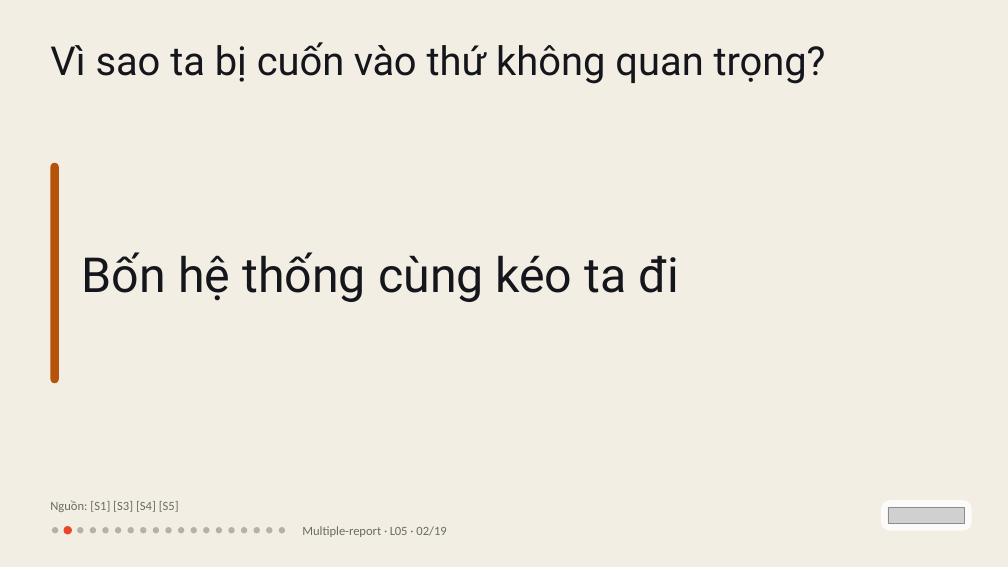
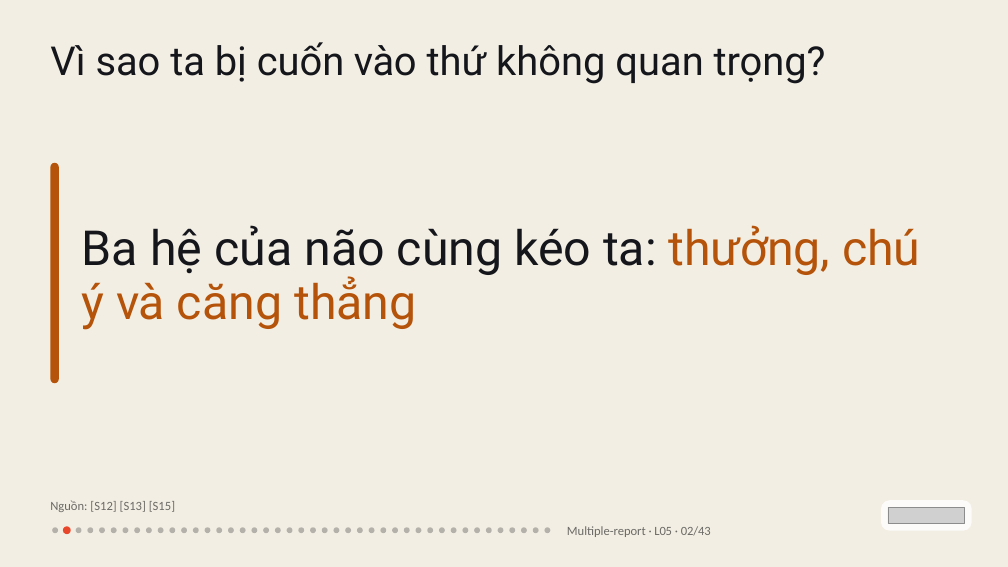
Before and after one commit to vohoailinh90/Multiple-report, a slide deck: slide 2 of lessons/L05/L05.pptx. Drawn at 1008x567 pixels with LibreOffice and Linux fonts; fonts in the diff are those of the drawing; grey boxes stand for pictures. Boxes give left, top, right and bottom in pixels: in the first picture for what was removed or moved away, otherwise in the second. Text is boxed around its words. In the diff, an @@ line names an element or a change of style, - is before the commit and + after.

```diff
--- a/lessons/L05/L05.pptx
+++ b/lessons/L05/L05.pptx
@@ text at [82, 225, 920, 330]: text changed; text colour #14161C to #B45309 @@
-Bốn hệ thống cùng kéo ta đi
+Ba hệ của não cùng kéo ta: thưởng, chú ý và căng thẳng
@@ text at [50, 500, 175, 512]: text changed @@
-Nguồn: [S1] [S3] [S4] [S5]
+Nguồn: [S12] [S13] [S15]
@@ 4 ellipses: place and size @@
-4 ellipses at [115, 527, 285, 533]
+4 ellipses at [111, 527, 281, 533]
@@ ellipse added at [146, 527, 152, 533], fill #14161C at 28% opacity @@
@@ ellipse: place and size @@
-ellipse at [153, 527, 159, 533]
+ellipse at [158, 527, 164, 533]
@@ ellipse: place and size @@
-ellipse at [165, 527, 171, 533]
+ellipse at [169, 527, 175, 533]
@@ ellipse added at [287, 527, 293, 533], fill #14161C at 28% opacity @@
@@ ellipse added at [298, 527, 304, 533], fill #14161C at 28% opacity @@
@@ ellipse added at [310, 527, 316, 533], fill #14161C at 28% opacity @@
@@ ellipse added at [322, 527, 328, 533], fill #14161C at 28% opacity @@
@@ ellipse added at [334, 527, 340, 533], fill #14161C at 28% opacity @@
@@ ellipse added at [345, 527, 351, 533], fill #14161C at 28% opacity @@
@@ ellipse added at [357, 527, 363, 533], fill #14161C at 28% opacity @@
@@ ellipse added at [368, 527, 374, 533], fill #14161C at 28% opacity @@
@@ ellipse added at [381, 527, 387, 533], fill #14161C at 28% opacity @@
@@ ellipse added at [392, 527, 398, 533], fill #14161C at 28% opacity @@
@@ ellipse added at [404, 527, 410, 533], fill #14161C at 28% opacity @@
@@ ellipse added at [415, 527, 421, 533], fill #14161C at 28% opacity @@
@@ ellipse added at [427, 527, 433, 533], fill #14161C at 28% opacity @@
@@ ellipse added at [439, 527, 445, 533], fill #14161C at 28% opacity @@
@@ ellipse added at [451, 527, 457, 533], fill #14161C at 28% opacity @@
@@ ellipse added at [463, 527, 469, 533], fill #14161C at 28% opacity @@
@@ ellipse added at [474, 527, 480, 533], fill #14161C at 28% opacity @@
@@ ellipse added at [486, 527, 492, 533], fill #14161C at 28% opacity @@
@@ ellipse added at [497, 527, 503, 533], fill #14161C at 28% opacity @@
@@ ellipse added at [510, 527, 516, 533], fill #14161C at 28% opacity @@
@@ ellipse added at [521, 527, 527, 533], fill #14161C at 28% opacity @@
@@ ellipse added at [533, 527, 539, 533], fill #14161C at 28% opacity @@
@@ ellipse added at [544, 527, 550, 533], fill #14161C at 28% opacity @@
@@ text at [567, 526, 711, 537]: text changed @@
-Multiple-report · L05 · 02/19
+Multiple-report · L05 · 02/43
```
Also in this commit, not shown: 3 other slides changed, 39 slides added, 15 slides removed, 4 other files.
